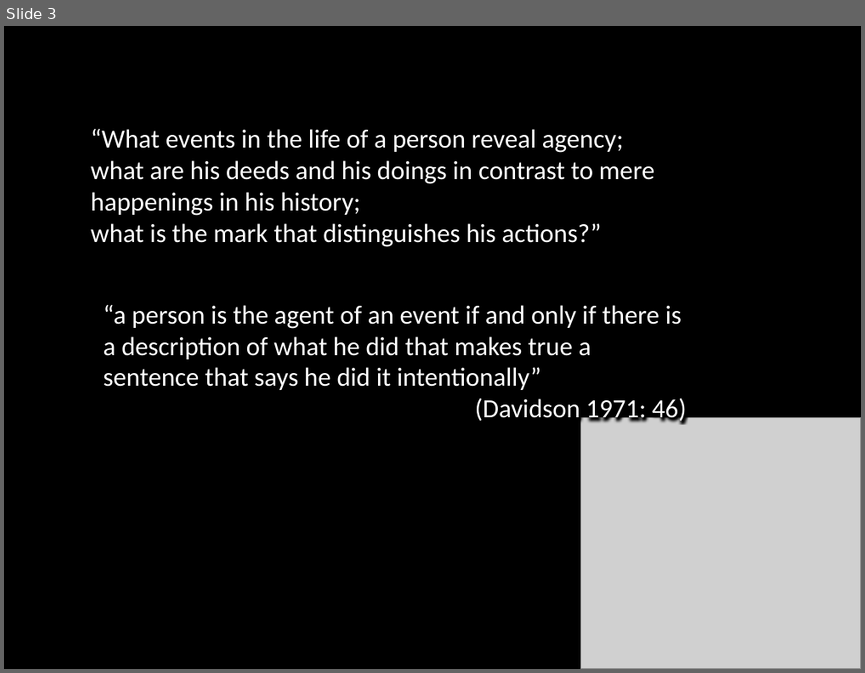
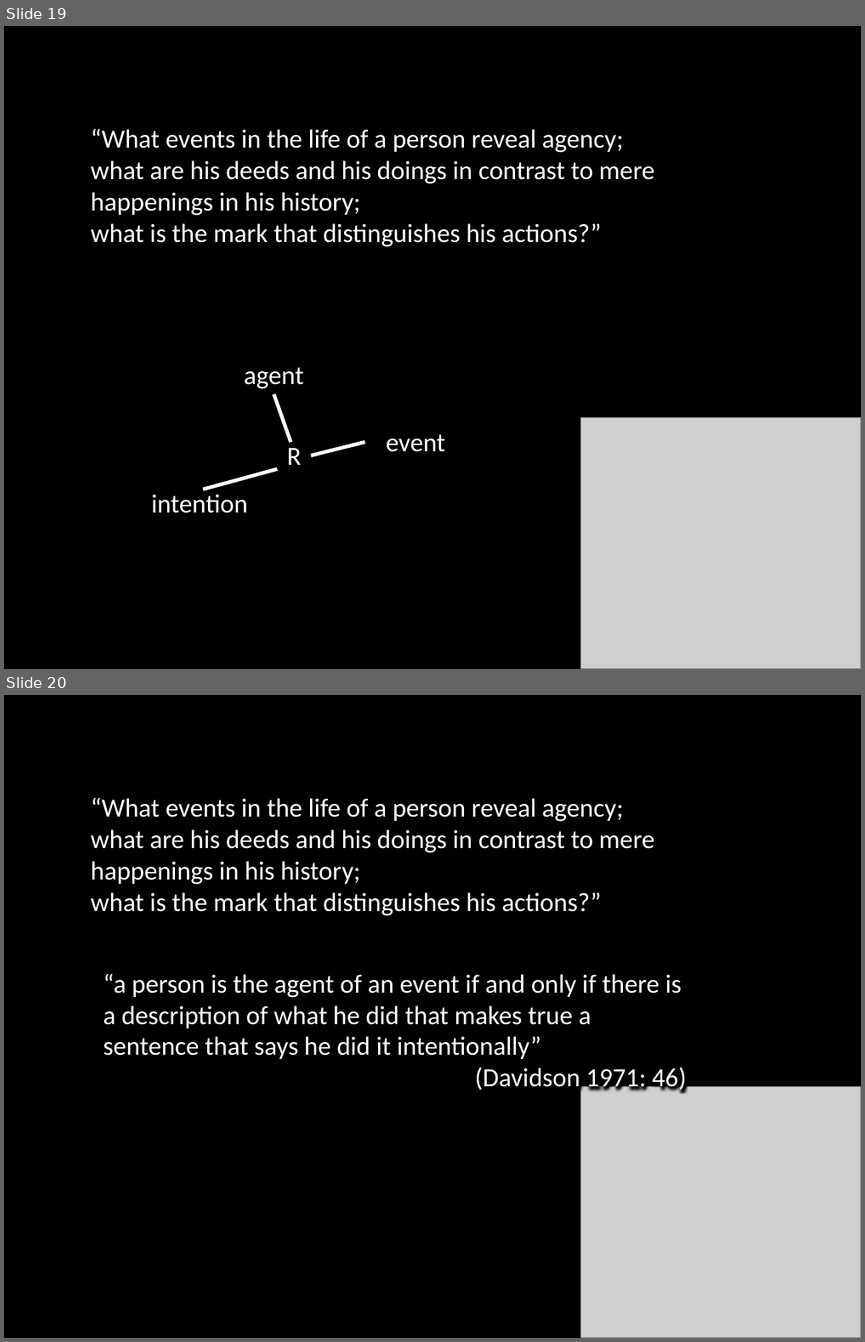
Before and after one commit to butterfill/lecture_mindreading_joint_action_philosophical_tools, a slide deck: lecture05 actions intentions goals/lecture05.ppt.pptx. Shown one above the other, each under a label of ours: slide 3 before the commit, slides 19 and 20 after it. The pictures are 865x673 and 865x1342 pixels, drawn with LibreOffice and Linux fonts; fonts in the diff are those of the drawing; grey boxes stand for pictures. Boxes give left, top, right and bottom in pixels: in the first picture for what was removed or moved away, otherwise in the second. Text is boxed around its words. In the diff, an @@ line names an element or a change of style, - is before the commit and + after.

```diff
--- a/lecture05 actions intentions goals/lecture05.ppt.pptx
+++ b/lecture05 actions intentions goals/lecture05.ppt.pptx
@@ slide 19 added at (4, 26, 861, 669), background #000000 @@
@@ text added at (91, 129, 654, 247), 22 pt, text #FFFFFF @@
+“What events in the life of a person reveal agency;
+what are his deeds and his doings in contrast to mere happenings in his history;
+what is the mark that distinguishes his actions?”
@@ text added at (244, 367, 303, 389), 22 pt, text #FFFFFF @@
+agent
@@ line added from (274, 394) to (291, 442), #FFFFFF 3 pt @@
@@ picture added at (580, 418, 861, 669) @@
@@ text added at (287, 448, 302, 465), 22 pt, text #FFFFFF @@
+R
@@ line added from (364, 442) to (311, 455), #FFFFFF 3 pt @@
@@ text added at (386, 434, 445, 452), 22 pt, text #FFFFFF @@
+event
@@ line added from (278, 469) to (203, 488), #FFFFFF 3 pt @@
@@ text added at (151, 494, 247, 513), 22 pt, text #FFFFFF @@
+intention
@@ what was slide 3 is now slide 20 @@
```
Also in this commit, not shown: 2 slides changed, 17 other slides added, 2 other files.
